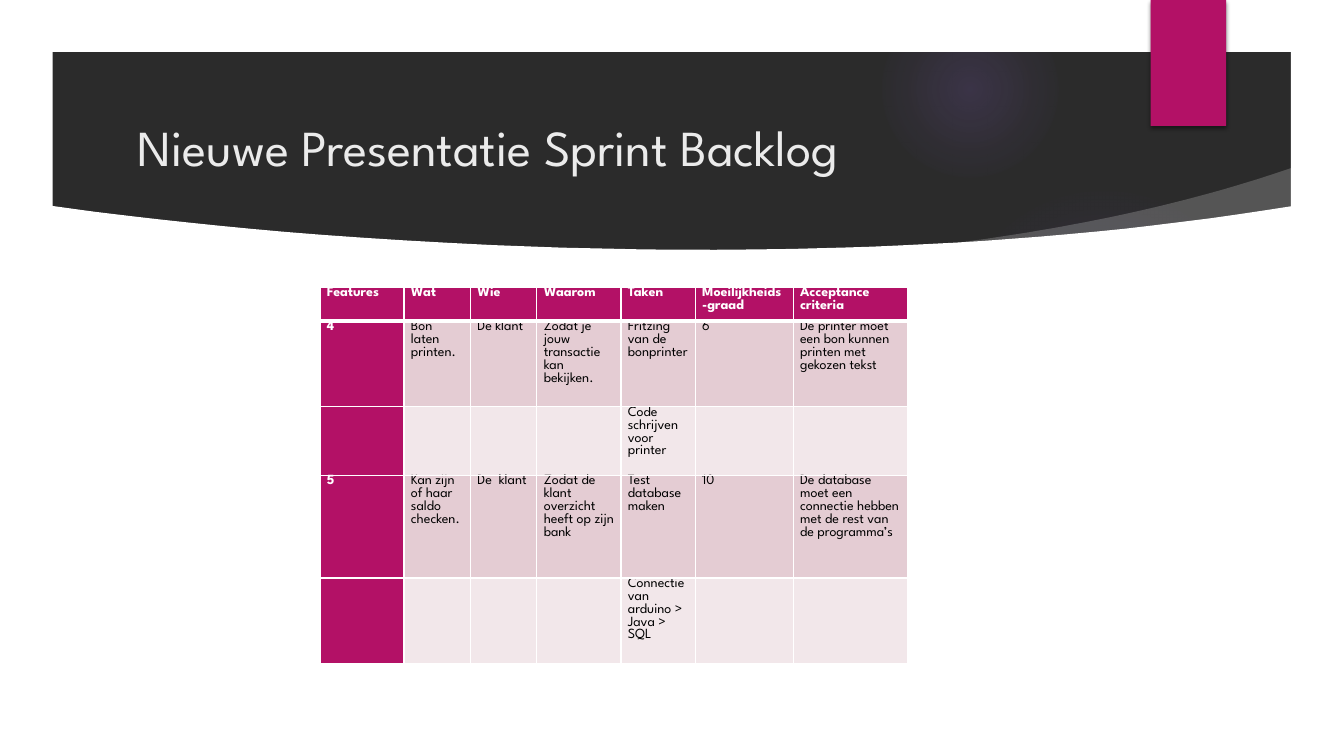
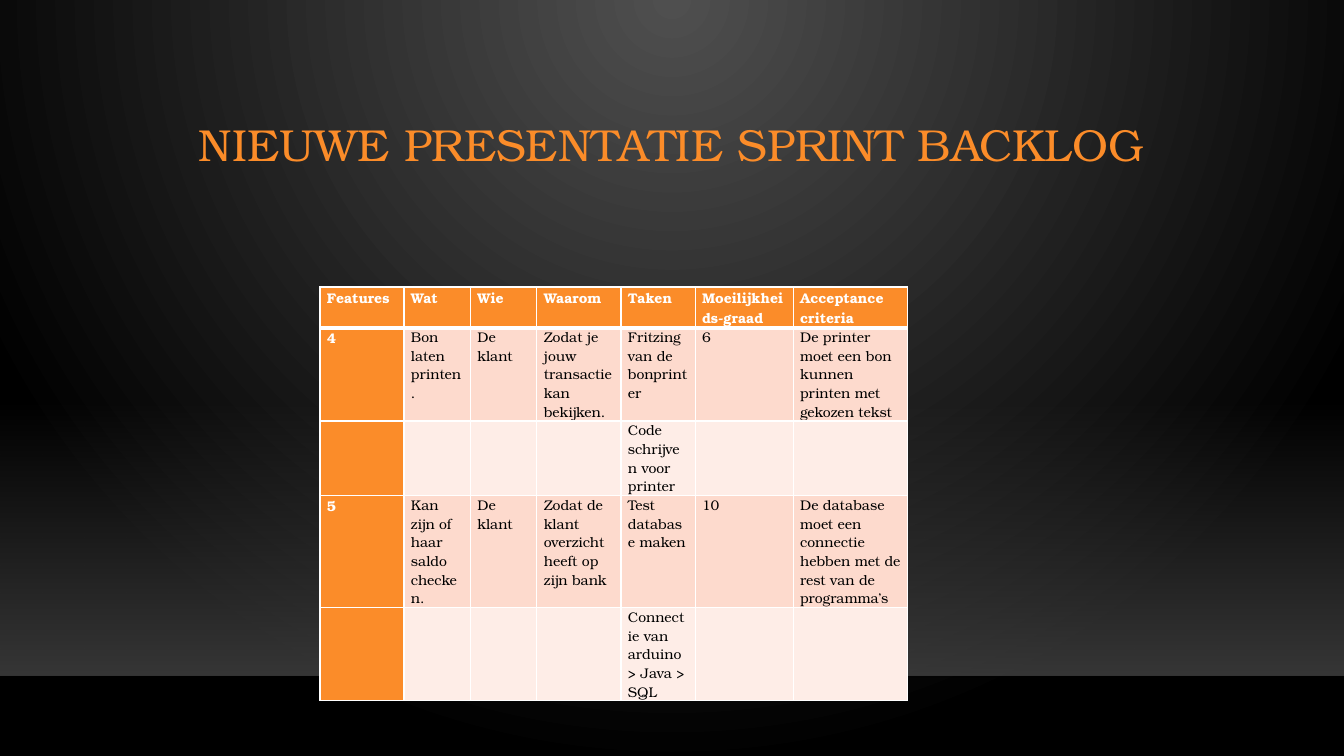
Before and after one commit to OG-netizen/Project-3-4, a slide deck: slide 6 of Sprint Planning/Scrum meeting 2.pptx. Drawn at 1344x756 pixels with LibreOffice and Linux fonts; fonts in the diff are those of the drawing; background and template pictures are left out; a plain dark background stands for a picture behind light text. Boxes give left, top, right and bottom in pixels: in the first picture for what was removed or moved away, otherwise in the second. Text is boxed around its words. In the diff, an @@ line names an element or a change of style, - is before the commit and + after.

Commit message:
Powerpoint

```diff
--- a/Sprint Planning/Scrum meeting 2.pptx
+++ b/Sprint Planning/Scrum meeting 2.pptx
@@ background picture (left out) to gradient #505050 to #000000 @@
@@ group removed at <box>0,0,1344,756</box>: 5 ellipses, 3 freeform shapes @@
@@ rectangle removed at <box>1150,0,1226,126</box> @@
@@ title at <box>199,130,1145,162</box>: text changed; size 36 to 32 pt; font League Spartan to TeX Gyre Bonum; text colour #EBEBEB to #FB8C29 @@
-Nieuwe Presentatie Sprint Backlog
+NIEUWE PRESENTATIE SPRINT BACKLOG
@@ table at <box>320,287,906,704</box> @@
@@ fill #B31166 to #FB8C29 in 11 cells @@
@@ fill #E5CCD3 to #FDDACD in 12 cells @@
@@ fill #F2E7EA to #FEEEE8 in 12 cells @@
@@ font League Spartan to TeX Gyre Bonum @@
@@ rectangle added at <box>0,399,1344,676</box>, fill gradient #454545 @@
@@ line added from (0, 677) to (1344, 677), #000001 1 pt @@
```
Also in this commit, not shown: 6 other slides changed, 1 slide added.
